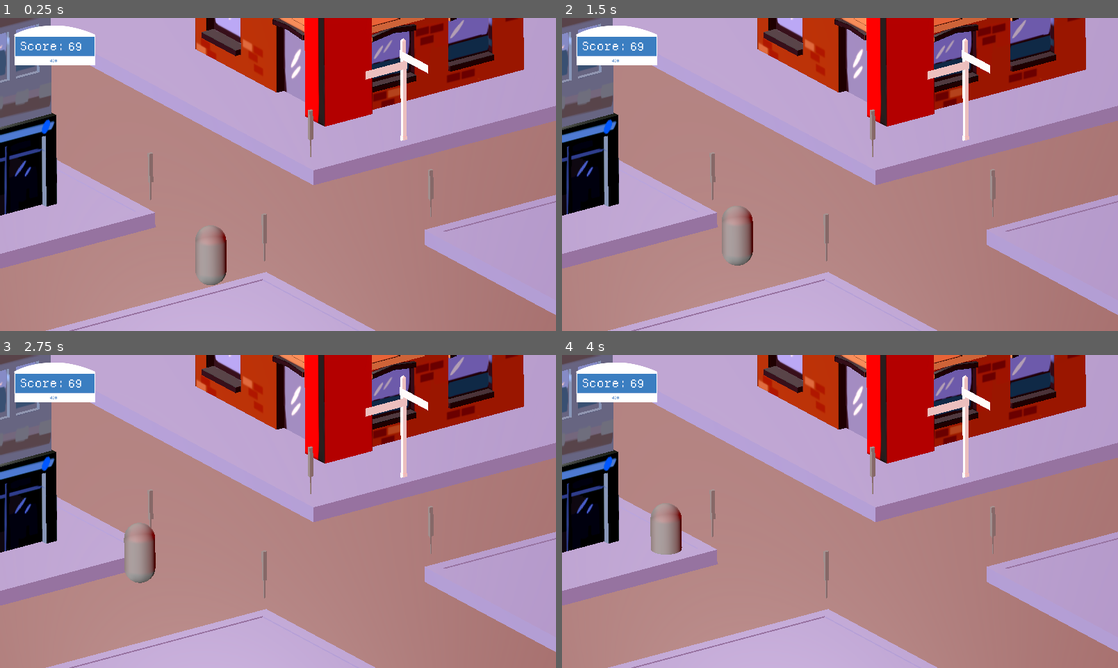
Above: before the commit, frames 1-4 (two rows, left to right).
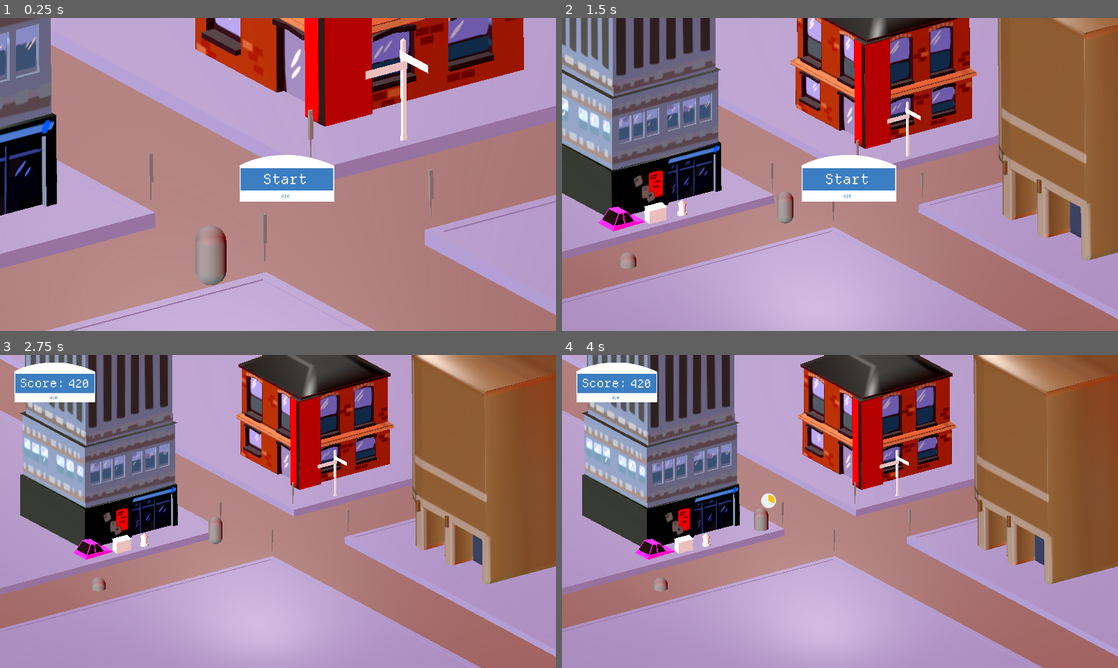
Above: after the commit, the same moments.

Repository: caizoryan/gamejam001
Game: Godot game, scene res://test_scene.tscn
Two runs of this game, one before a commit and one after it. Both use one fixed random seed, a clock stepped at 60 frames per second and the inputs below.
Inputs (mouse positions are in pixels of both pictures, inside the frame that each line leads up to):
- Up to frame 1 (0.25 s): no input
- Up to frame 2 (1.5 s): click (851, 177) at 0.52 s; tap Enter at 1.25 s; move the mouse to (962, 158) at 1.27 s; hold Right (key_right) from 1.28 s (still down); click (962, 158) at 1.35 s
- Up to frame 3 (2.75 s): tap E at 1.55, 2.1 s; move the mouse to (166, 527) at 2.02 s; release Right (key_right) at 2.03 s; hold Down (key_down) from 2.03 s (still down); click (166, 527) at 2.3 s
- Up to frame 4 (4 s): move the mouse to (895, 442) at 2.77 s; release Down (key_down) at 2.78 s; hold Right (key_right) 2.78-3.53 s; click (895, 442) at 2.85 s; tap E at 3.05, 3.6 s; move the mouse to (812, 574) at 3.52 s; hold Up (key_up) from 3.53 s (still down); click (812, 574) at 3.8 s

The runs differ from the first frame. In frame 1, 4.1% of the frame differs, in the area x 2-61%, y 2-59%; in frame 2, 63%; in frame 3, 67%, in the area x 0-100%, y 0-100%; in frame 4, 66%.

Commit message:
nice little patience bars

Diff:
--- a/car_properties.gd
+++ b/car_properties.gd
@@ -4,11 +4,13 @@
 @export var patience: float = 1.0
 @export var horn: AudioStreamPlayer3D
 
-func play_audio():
+func play_horn():
 	horn.play()
+
+
 
 func _input(event: InputEvent) -> void:
 	if event is InputEventKey and event.is_released():
 		match event.keycode:
 			KEY_E:
-				play_audio()
+				play_horn()
--- a/marker.gd
+++ b/marker.gd
@@ -43,7 +43,7 @@
 			active = !active
 
 		if (active):
-			activated.emit()
+			activated.emit(self.global_position)
 			set_mesh_color(highlight_color)
 
 func set_mesh_color(color: Color)->void:
--- a/menu.gd
+++ b/menu.gd
@@ -1,7 +1,7 @@
 extends GridContainer
 
 @export var marker: CollisionShape3D
-
+@export var camera: Camera3D
 # Buttons are instantiated in script
 var buttons = [
 	{ "name": "close", "action": close_menu},
@@ -42,8 +42,8 @@
 	btn.connect("pressed", item.action)
 	return btn
 
-func open_menu()->void:
-	var pos = get_viewport().get_mouse_position()
+func open_menu(_pos: Vector3)->void:
+	var pos = camera.unproject_position(_pos)
 	var rect = self.get_rect()
 	pos.x -= rect.size.x/2
 	pos.y -= rect.size.y-25
--- a/pedestrian.gd
+++ b/pedestrian.gd
@@ -1,6 +1,21 @@
 extends Area3D
 
 @export var winmessage : Control
-func _on_body_entered(body: Node3D) -> void:
-	print("collided, won")
-	winmessage.show()
+@export var progress : TextureProgressBar
+@export var camera: Camera3D
+@export var top: Node3D
+
+
+func _process(delta: float) -> void:
+	if progress.value > 30: winmessage.visible = true
+	if progress.value == 55.: progress.texture_progress = load("res://assets/buttons/1x/prog_tex.png")
+	if progress.value == 80.: progress.texture_over = load("res://assets/buttons/1x/overlay.png")
+
+	progress.value += 0.03
+	print(progress.value)
+	var _pos = top.global_position
+
+	if (_pos):
+		var pos = camera.unproject_position(_pos)
+		pos.y -= 50
+		winmessage.set_position(pos)
--- a/pedestrian.tscn
+++ b/pedestrian.tscn
@@ -7,8 +7,12 @@
 
 [sub_resource type="CapsuleMesh" id="CapsuleMesh_28ad3"]
 
-[node name="Pedestrian" type="Area3D"]
+[node name="Pedestrian" type="Area3D" node_paths=PackedStringArray("top")]
 script = ExtResource("1_y5q06")
+top = NodePath("top")
+
+[node name="top" type="Node3D" parent="."]
+transform = Transform3D(1, 0, 0, 0, 1, 0, 0, 0, 1, 0, 3.79994, 0)
 
 [node name="CollisionShape3D" type="CollisionShape3D" parent="."]
 transform = Transform3D(1, 0, 0, 0, 1, 0, 0, 0, 1, 0, 2.75764, 0)
--- a/pink_car.tscn
+++ b/pink_car.tscn
@@ -1,8 +1,9 @@
-[gd_scene load_steps=5 format=3 uid="uid://dy0ywsrfkq6bc"]
+[gd_scene load_steps=6 format=3 uid="uid://dy0ywsrfkq6bc"]
 
 [ext_resource type="Script" uid="uid://jy2tmm5wuvwm" path="res://car_properties.gd" id="1_ebywg"]
 [ext_resource type="PackedScene" uid="uid://cypjqtxwof0fw" path="res://assets/car_pink.glb" id="2_0p4vj"]
 [ext_resource type="AudioStream" uid="uid://csbep6n8ukw77" path="res://horn.mp3" id="2_7gadl"]
+[ext_resource type="AudioStream" uid="uid://cfah13xvh8mvy" path="res://assets/car_audio.mp3" id="3_7gadl"]
 
 [sub_resource type="BoxShape3D" id="BoxShape3D_7822p"]
 size = Vector3(1.36035, 1, 2.51997)
@@ -13,6 +14,13 @@
 
 [node name="horn" type="AudioStreamPlayer3D" parent="."]
 stream = ExtResource("2_7gadl")
+volume_db = 12.5
+max_db = 6.0
+
+[node name="move" type="AudioStreamPlayer3D" parent="."]
+stream = ExtResource("3_7gadl")
+volume_db = 31.978
+max_db = 6.0
 
 [node name="CollisionShape3D" type="CollisionShape3D" parent="."]
 transform = Transform3D(1, 0, 0, 0, 1, 0, 0, 0, 1, 0.0379429, 0.6035, -0.237667)
--- a/start.gd
+++ b/start.gd
@@ -2,23 +2,25 @@
 
 @export var start_button : TextureButton
 @export var camera : Camera3D
+@export var score : Control
 
 var pressed: bool = false
 
 func _ready():
 	start_button.pressed.connect(_on_press)
 
-func lerp(start: float, stop: float , amt: float) -> float:
-	return amt * (stop - start) + start
+func lerp(start: float, stop: float , amt: float): amt * (stop - start) + start
 
 func _process(delta: float) -> void:
 	if pressed:
-		camera.size += delta * 4.
-		if(camera.size > 18): done( )
+		camera.size = lerp(camera.size, 23., 0.02)
+		if(camera.size > 22): done( )
 
 func done():
 	pressed = false
 	self.visible = false
+	score.visible = true
+	score._on_score(420)
 
 func _on_press():
 	print("pressed")
--- a/test_scene.tscn
+++ b/test_scene.tscn
@@ -1,13 +1,14 @@
-[gd_scene load_steps=23 format=3 uid="uid://dwjx753r00y5e"]
+[gd_scene load_steps=25 format=3 uid="uid://dwjx753r00y5e"]
 
 [ext_resource type="PackedScene" uid="uid://dy0ywsrfkq6bc" path="res://pink_car.tscn" id="1_ia1lp"]
-[ext_resource type="PackedScene" uid="uid://bc067s5j6kck0" path="res://marker.tscn" id="1_sasra"]
 [ext_resource type="PackedScene" uid="uid://b4qsje7cd1cav" path="res://trafficlight.tscn" id="2_sasra"]
 [ext_resource type="PackedScene" uid="uid://11l6gq0gsqrm" path="res://road.tscn" id="4_coq8p"]
 [ext_resource type="Script" uid="uid://ojr6fjgro7d2" path="res://traffic_main.gd" id="4_vr1i5"]
 [ext_resource type="Script" uid="uid://c4os3vhaeqgol" path="res://pedestrian_follow.gd" id="7_buypi"]
+[ext_resource type="Texture2D" uid="uid://bgbjbcqe82tc0" path="res://assets/buttons/1x/prog_bg.png" id="7_k6its"]
 [ext_resource type="FontFile" uid="uid://bhmn30vnis3g6" path="res://assets/dep.otf" id="8_0k8yu"]
 [ext_resource type="PackedScene" uid="uid://cktr3xk3eikwy" path="res://pedestrian.tscn" id="8_buypi"]
+[ext_resource type="Texture2D" uid="uid://c28cbs4608ipr" path="res://assets/buttons/1x/prog_tex_med.png" id="8_k6its"]
 [ext_resource type="PackedScene" uid="uid://dwrl5vgowu4sk" path="res://assets/testscene02.glb" id="8_njel3"]
 [ext_resource type="Script" uid="uid://cwyp1qopy50w4" path="res://start.gd" id="8_vr1i5"]
 [ext_resource type="Script" uid="uid://bugtf2ddmbo5x" path="res://score.gd" id="9_hiucn"]
@@ -15,6 +16,7 @@
 [ext_resource type="Texture2D" uid="uid://ce11q7lh6ia8c" path="res://assets/buttons/1x/start.png" id="9_oo8pe"]
 [ext_resource type="Texture2D" uid="uid://d24vjpc8wccob" path="res://assets/buttons/1x/start_hovered.png" id="10_4gito"]
 [ext_resource type="Texture2D" uid="uid://s5b43pe32gdi" path="res://assets/buttons/1x/score.png" id="10_k6its"]
+[ext_resource type="AudioStream" uid="uid://bfaojxooaqbe5" path="res://assets/background.mp3" id="16_hiucn"]
 
 [sub_resource type="PlaneMesh" id="PlaneMesh_coq8p"]
 
@@ -50,9 +52,6 @@
 
 [node name="Tutorial" type="Node3D"]
 
-[node name="LightMarker" parent="." instance=ExtResource("1_sasra")]
-transform = Transform3D(1, 0, 0, 0, 1, 0, 0, 0, 1, -0.00826108, 0, -0.0247779)
-
 [node name="Camera" type="Camera3D" parent="."]
 transform = Transform3D(0.569906, -0.305161, 0.762944, -0.00635496, 0.926819, 0.375454, -0.821685, -0.218823, 0.526261, 23.5276, 13.923, 16.5398)
 projection = 1
@@ -106,7 +105,7 @@
 [node name="Car" parent="." instance=ExtResource("1_ia1lp")]
 transform = Transform3D(1, 0, 0, 0, 1, 0, 0, 0, 1, -4.77724, 0, 13.0851)
 
-[node name="CollisionShape3D" parent="Car" index="1"]
+[node name="CollisionShape3D" parent="Car" index="2"]
 transform = Transform3D(1, 0, 0, 0, 1, 0, 0, 0, 1, 0.0491695, 0.619167, -0.246745)
 
 [node name="Path3D" type="Path3D" parent="."]
@@ -118,27 +117,33 @@
 rotation_mode = 0
 script = ExtResource("7_buypi")
 
-[node name="Pedestrian" parent="Path3D/PathFollow3D" node_paths=PackedStringArray("winmessage") instance=ExtResource("8_buypi")]
+[node name="Pedestrian" parent="Path3D/PathFollow3D" node_paths=PackedStringArray("winmessage", "progress", "camera") instance=ExtResource("8_buypi")]
 transform = Transform3D(1, 0, 0, 0, 1, 0, 0, 0, 1, 0.0349112, -1.57884, 1.17187)
 winmessage = NodePath("../../../Win")
+progress = NodePath("../../../Win/TextureProgressBar")
+camera = NodePath("../../../Camera")
 
 [node name="Win" type="Control" parent="."]
 visible = false
 layout_mode = 3
 anchors_preset = 0
+offset_left = 2.0
+offset_top = 2.0
+offset_right = 221.0
+offset_bottom = 61.0
+
+[node name="TextureProgressBar" type="TextureProgressBar" parent="Win"]
+layout_mode = 0
 offset_right = 40.0
 offset_bottom = 40.0
-
-[node name="Label" type="Label" parent="Win"]
-layout_mode = 0
-offset_left = 846.0
-offset_top = 539.0
-offset_right = 1043.0
-offset_bottom = 592.0
-text = "YOU WON!"
-label_settings = SubResource("LabelSettings_buypi")
+step = 0.01
+value = 25.0
+fill_mode = 4
+texture_under = ExtResource("7_k6its")
+texture_progress = ExtResource("8_k6its")
 
 [node name="score" type="Control" parent="." node_paths=PackedStringArray("label")]
+visible = false
 layout_mode = 3
 anchors_preset = 0
 offset_right = 40.0
@@ -156,6 +161,7 @@
 expand_mode = 1
 
 [node name="Label" type="Label" parent="score"]
+layout_mode = 0
 offset_left = 233.0
 offset_top = 72.0
 offset_right = 430.0
@@ -163,8 +169,7 @@
 text = "0"
 label_settings = SubResource("LabelSettings_buypi")
 
-[node name="start" type="Control" parent="." node_paths=PackedStringArray("start_button", "camera")]
-visible = false
+[node name="start" type="Control" parent="." node_paths=PackedStringArray("start_button", "camera", "score")]
 layout_mode = 3
 anchors_preset = 0
 offset_right = 40.0
@@ -172,15 +177,18 @@
 script = ExtResource("8_vr1i5")
 start_button = NodePath("TextureButton")
 camera = NodePath("../Camera")
+score = NodePath("../score")
 
 [node name="TextureButton" type="TextureButton" parent="start"]
 layout_mode = 0
-offset_left = 708.0
-offset_top = 495.0
-offset_right = 1203.0
-offset_bottom = 591.0
+offset_left = 825.0
+offset_top = 471.0
+offset_right = 1156.0
+offset_bottom = 633.0
 texture_normal = ExtResource("9_oo8pe")
 texture_hover = ExtResource("10_4gito")
+ignore_texture_size = true
+stretch_mode = 4
 
 [node name="Scene" parent="." instance=ExtResource("8_njel3")]
 transform = Transform3D(1, 0, 0, 0, 1, 0, 0, 0, 1, 0.0598951, 0.17139, -0.115836)
@@ -190,6 +198,9 @@
 camera_attributes = SubResource("CameraAttributesPractical_njel3")
 
 [node name="AudioStreamPlayer" type="AudioStreamPlayer" parent="."]
+stream = ExtResource("16_hiucn")
+volume_db = -14.858
+autoplay = true
 
 [editable path="HorizontalRoad"]
 [editable path="VerticalRoad"]
Binary file added: assets/buttons/1x/overlay.png
Not shown, added: assets/buttons/1x/overlay.png.import
Binary file added: assets/buttons/1x/prog_bg.png
Not shown, added: assets/buttons/1x/prog_bg.png.import
Binary file added: assets/buttons/1x/prog_tex.png
Not shown, added: assets/buttons/1x/prog_tex.png.import
Binary file added: assets/buttons/1x/prog_tex_med.png
Not shown, added: assets/buttons/1x/prog_tex_med.png.import
